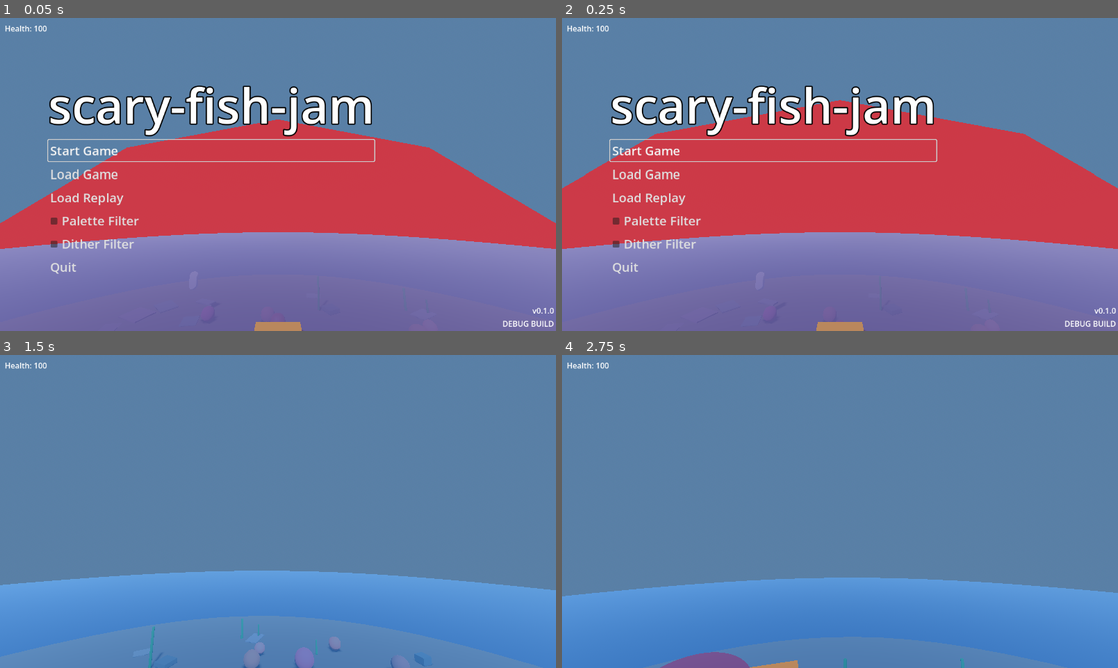
Above: before the commit, frames 1-4 (two rows, left to right).
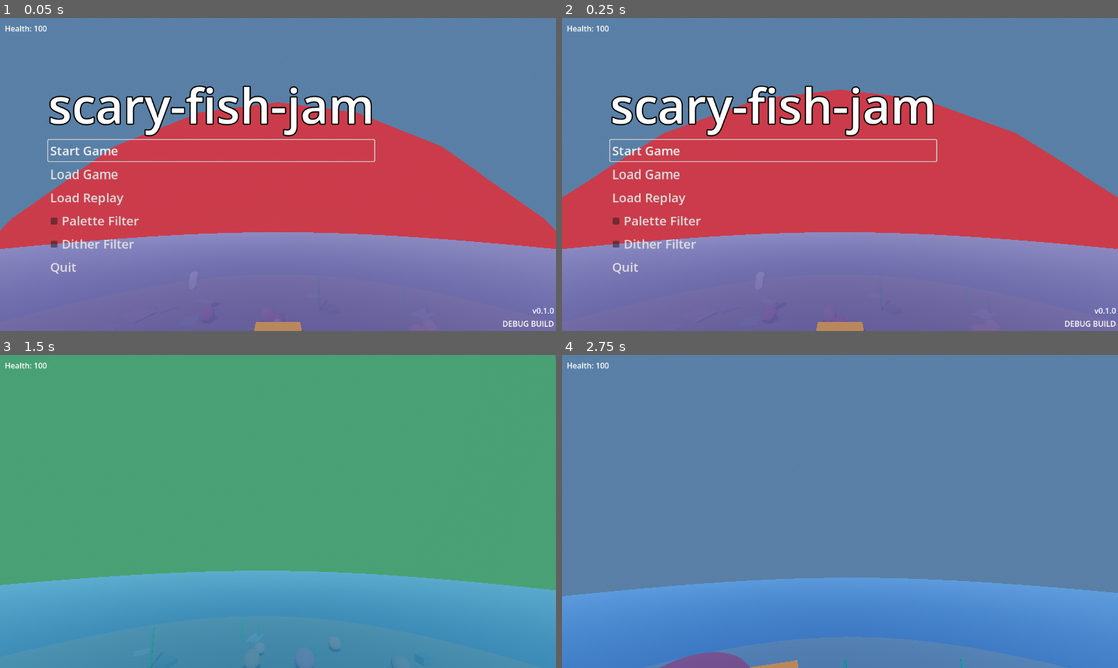
Above: after the commit, the same moments.

Repository: onebit-aidan-kris/scary-fish-jam
Game: Godot game, scene res://scenes/levels/fishing/fishing_level.tscn
Same seed, same stepped clock (60 frames per second), same inputs: the game is played once before the commit and once after it. This scene is started directly instead of the project's main scene.
Inputs (mouse positions are in pixels of both pictures, inside the frame that each line leads up to):
- Up to frame 1 (0.05 s): no input
- Up to frame 2 (0.25 s): no input
- Up to frame 3 (1.5 s): click "Start Game" at 0.5 s; move the mouse to (305, 511) at 1.27 s; hold W (move_forward) from 1.28 s (still down); hold Ctrl (crouch) from 1.28 s (still down)
- Up to frame 4 (2.75 s): keep holding W (move_forward); tap Space (jump) at 1.52, 2.27 s; move the mouse to (812, 511) at 2.02 s; release Ctrl (crouch) at 2.03 s; tap E (interact) at 2.1 s

The runs differ from the first frame. In frame 1, 2.6% of the frame differs, in the area x 0-100%, y 26-68%; in frame 2, 1.9%; in frame 3, 71%, in the area x 0-100%, y 0-100%; in frame 4, nothing differs.

Commit message:
struggling with hitbox

Diff:
--- a/project/scenes/levels/fishing/fish.gd
+++ b/project/scenes/levels/fishing/fish.gd
@@ -43,17 +43,17 @@
 
 	var next_pos := nav_agent.get_next_path_position()
 	var direction := (next_pos - global_position).normalized()
+
+	# override Y to swim toward the player's actual depth if detected
+	if state == State.FOLLOWING and target_player:
+		var to_player := (target_player.global_position - global_position).normalized()
+		direction = direction.lerp(to_player, 0.5).normalized()
+
 	velocity = direction * speed
 
 	if velocity.length_squared() > 0.001:
 		var target_pos := global_position + velocity.normalized()
 		look_at(target_pos, Vector3.UP)
-
-	# Override Y to swim toward the player's actual depth if detected
-	if state == State.FOLLOWING and target_player:
-		var to_player := target_player.global_position - global_position
-		direction = direction.lerp(to_player.normalized(), 0.5)
-
 
 	var _collided := move_and_slide()
 
--- a/project/scenes/levels/fishing/vision_cone.gd
+++ b/project/scenes/levels/fishing/vision_cone.gd
@@ -87,3 +87,6 @@
 			_tracked_boat = null
 			boat_lost.emit(boat)
 			_debug_mesh.set_surface_override_material(0, _mat_idle)
+
+	if _tracked_boat:
+		look_at(boat.global_position, Vector3.UP)
